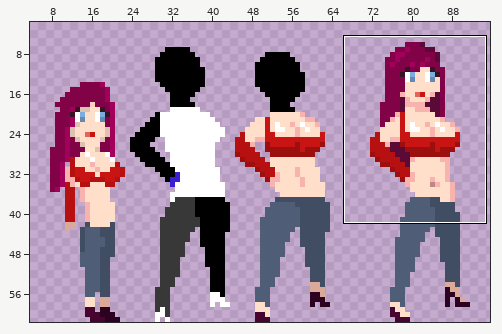
Sprite sheet: CasaDesDiamantes/sprites/playerRework_spr/layers/f44e2509-83b7-4225-bece-8b01e9d7be40/3e6e376f-020b-4f08-99cb-29c5e5191b87.png. Above: a wide view before the commit, with the close-up outlined.
Close-up. Earlier state:
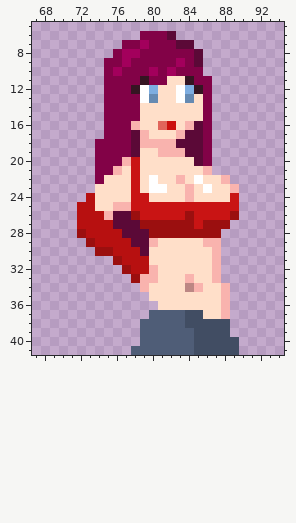
The file is 112x62 pixels. Shown: x 67..94, y 5..41. The wide view leaves out empty margins.
Once edited:
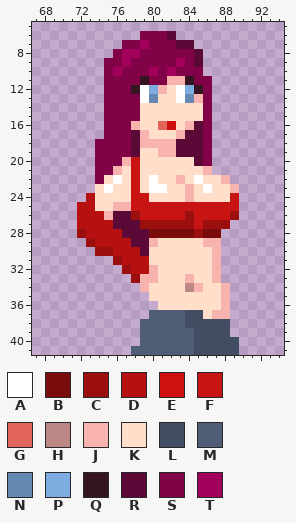
Palette (. is transparent): A #ffffff  B #7a0c0c  C #9b0f0f  D #b71010  E #cc110e  F #c91414  G #e1655b  H #bc8784  J #f9b3ae  K #ffdfc9  L #414d63  M #4f5d77  N #658ab2  P #7dade0  Q #351522  R #5b0937  S #820247  T #a3005c
The edit:
The author changed colour K to colour A in row 22 at x 76; in row 23 at x 75.
The author changed colour C to colour B in row 28 at x 80 to 84 and 86 to 87.
The author changed colour K to colour J in row 11 at x 82 to 83; in row 12 at x 81; in row 13 at x 85; in row 37 at x 87.
The author changed colour J to colour R in row 19 at x 83.
Pixel boxes of the changes (left, top, right, bottom) in both close-ups:
changed: (158, 76, 203, 103)
changed: (176, 148, 185, 157)
changed: (104, 175, 122, 193)
changed: (149, 229, 221, 238)
changed: (212, 310, 221, 319)
